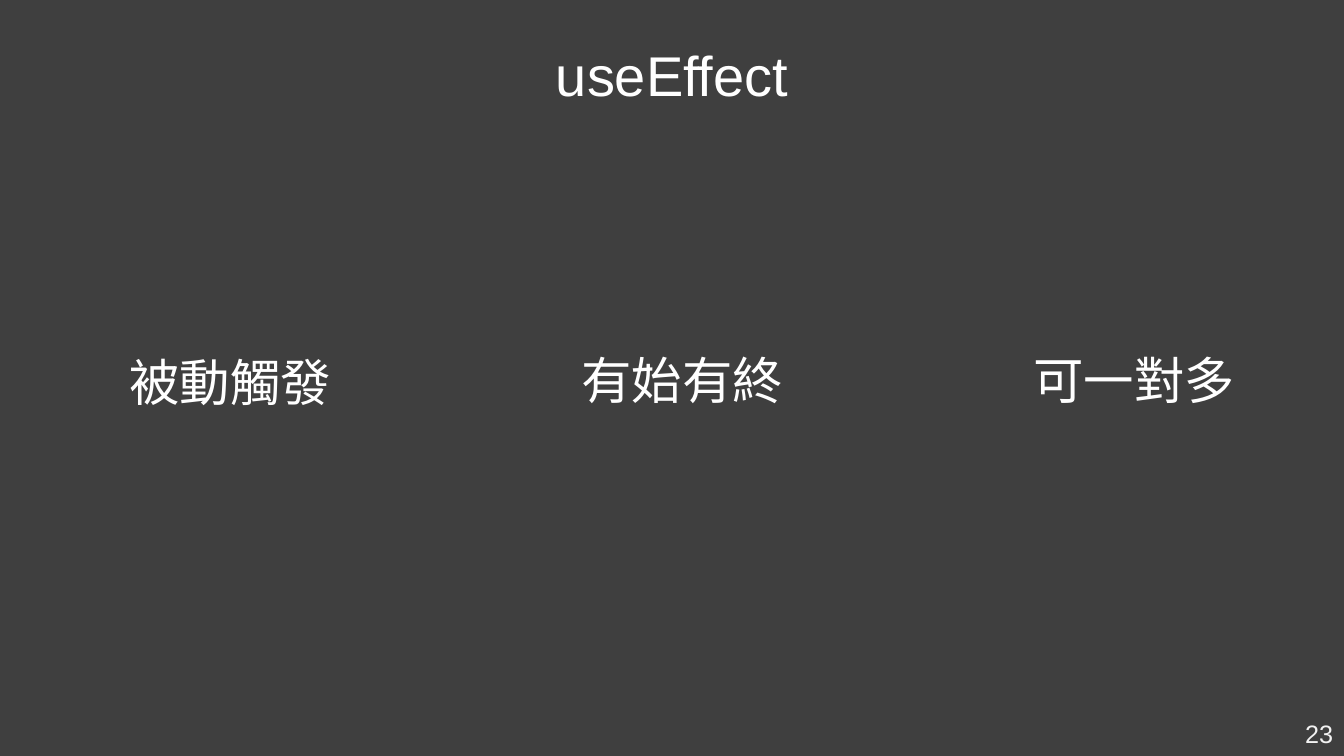
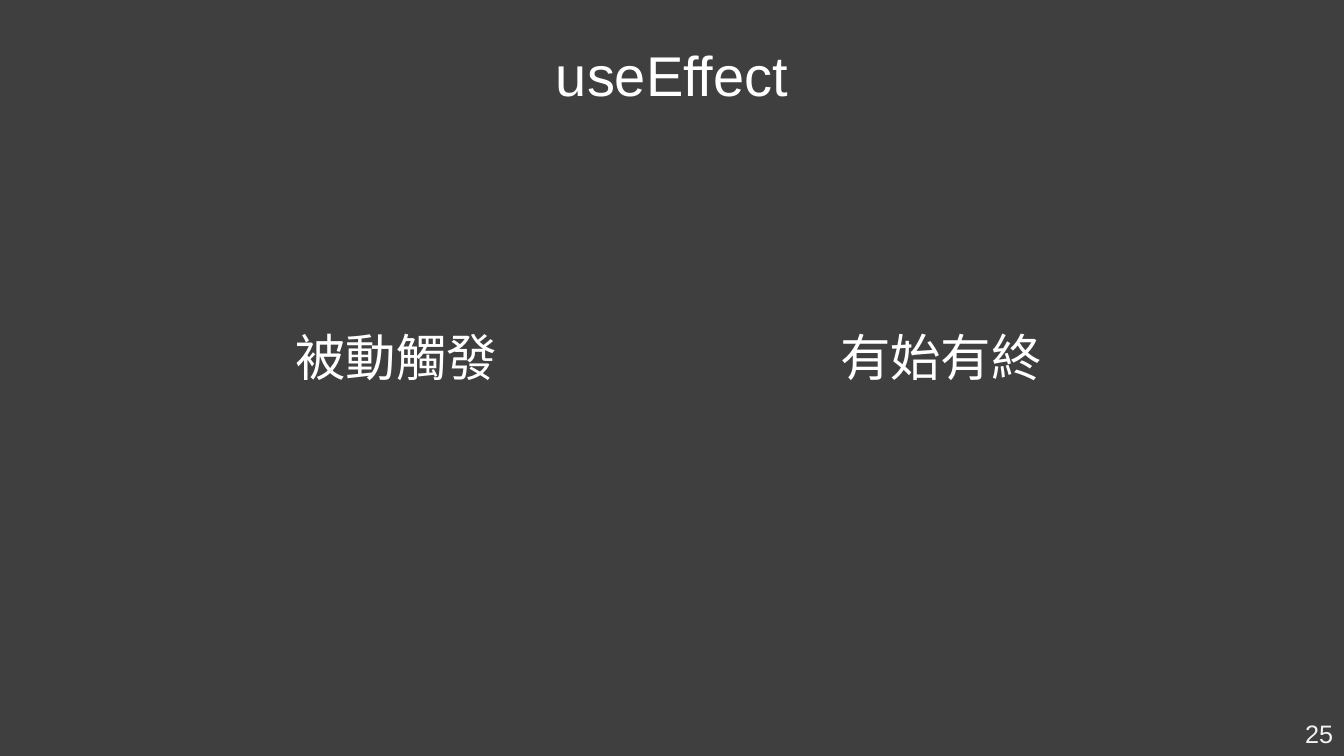
Before and after one commit to Kader-coder/React-Hooks, a slide deck: slide 25 of PPT/React Hooks &.pptx (slide 23 before the commit). Drawn at 1344x756 pixels with LibreOffice and Linux fonts; fonts in the diff are those of the drawing. Boxes give left, top, right and bottom in pixels: in the first picture for what was removed or moved away, otherwise in the second. Text is boxed around its words. In the diff, an @@ line names an element or a change of style, - is before the commit and + after.

```diff
--- a/PPT/React Hooks &.pptx
+++ b/PPT/React Hooks &.pptx
@@ text "被動觸發": place and size @@
-text "被動觸發" at [129, 358, 331, 405]
+text "被動觸發" at [296, 333, 498, 380]
@@ text "有始有終": place and size @@
-text "有始有終" at [581, 356, 783, 403]
+text "有始有終" at [840, 333, 1042, 380]
@@ text removed at [1033, 356, 1235, 403] @@
-可一對多
@@ page number at [1305, 725, 1333, 744]: text changed @@
-23
+25
```
Also in this commit, not shown: 12 other slides changed, 8 slides added.
